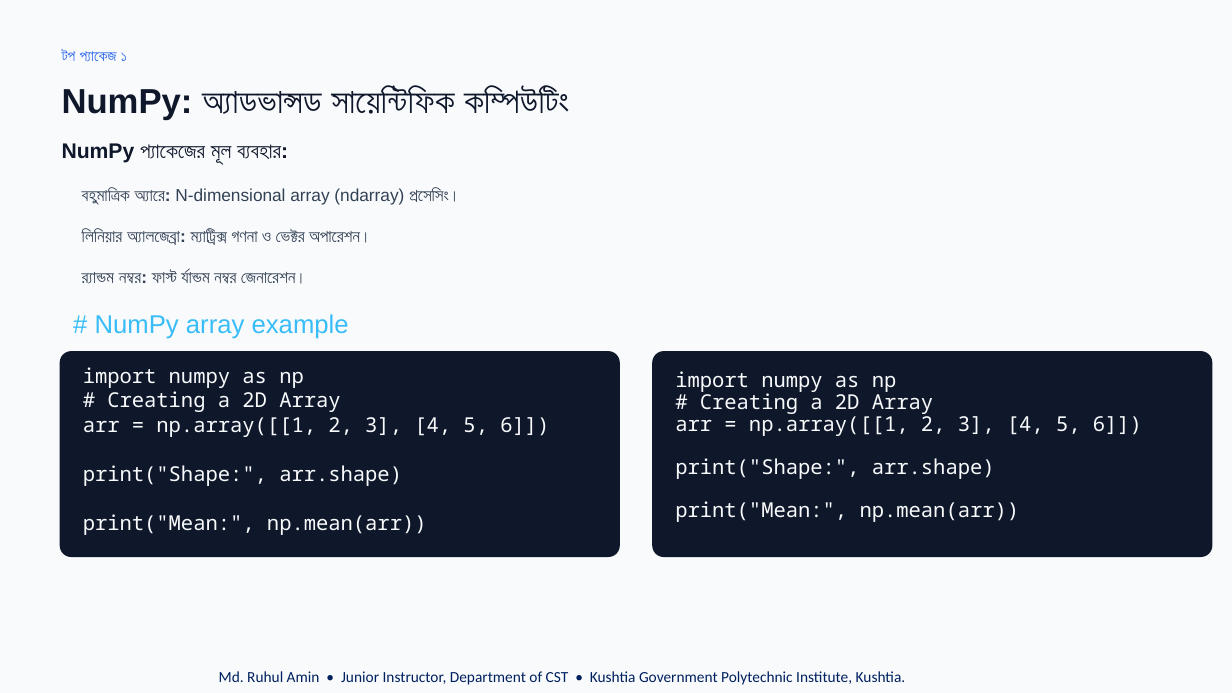
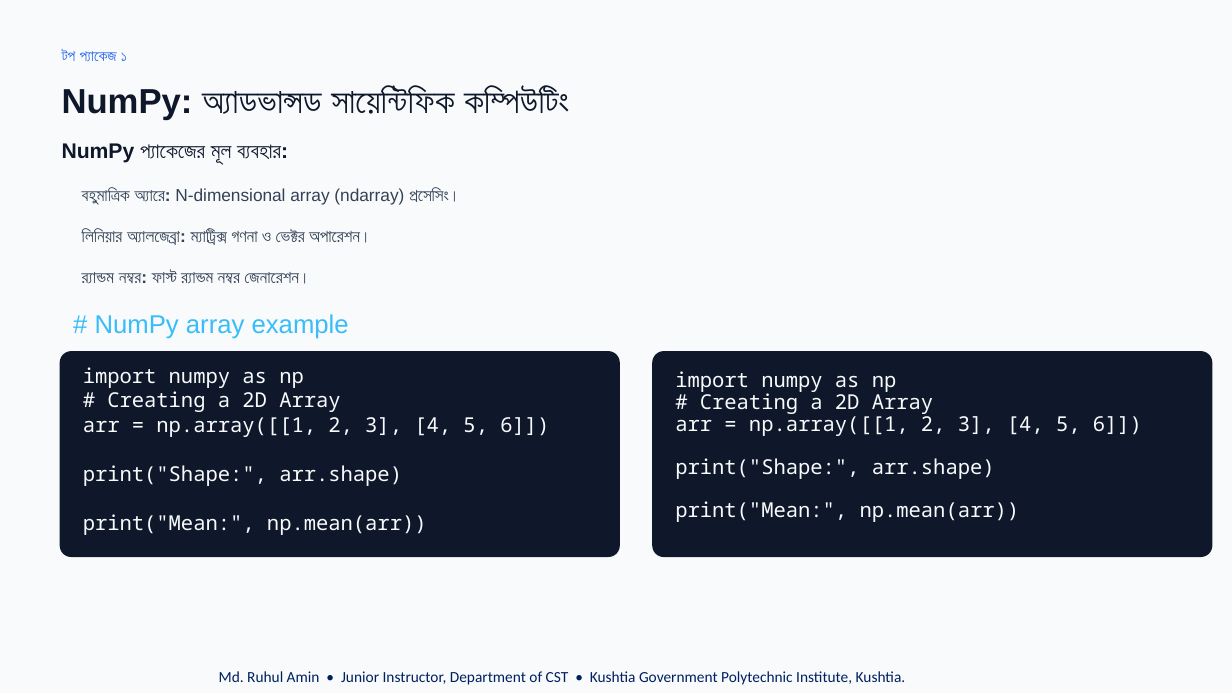
Before and after one commit to cseruhul/Class-Lecture, a slide deck: slide 14 of 03. Basic Apps Dev. Using Python/Theory/Python_Ch3.pptx. Drawn at 1232x693 pixels with LibreOffice and Linux fonts; fonts in the diff are those of the drawing; background and template pictures are left out. Boxes give left, top, right and bottom in pixels: in the first picture for what was removed or moved away, otherwise in the second. Text is boxed around its words. In the diff, an @@ line names an element or a change of style, - is before the commit and + after.

```diff
--- a/03. Basic Apps Dev. Using Python/Theory/Python_Ch3.pptx
+++ b/03. Basic Apps Dev. Using Python/Theory/Python_Ch3.pptx
@@ text at (82,270,310,284): text changed @@
-র‍্যান্ডম নম্বর: ফাস্ট র্যান্ডম নম্বর জেনারেশন।
+র‍্যান্ডম নম্বর: ফাস্ট র‍্যান্ডম নম্বর জেনারেশন।
```
Also in this commit, not shown: 8 other slides changed, 1 other file.
